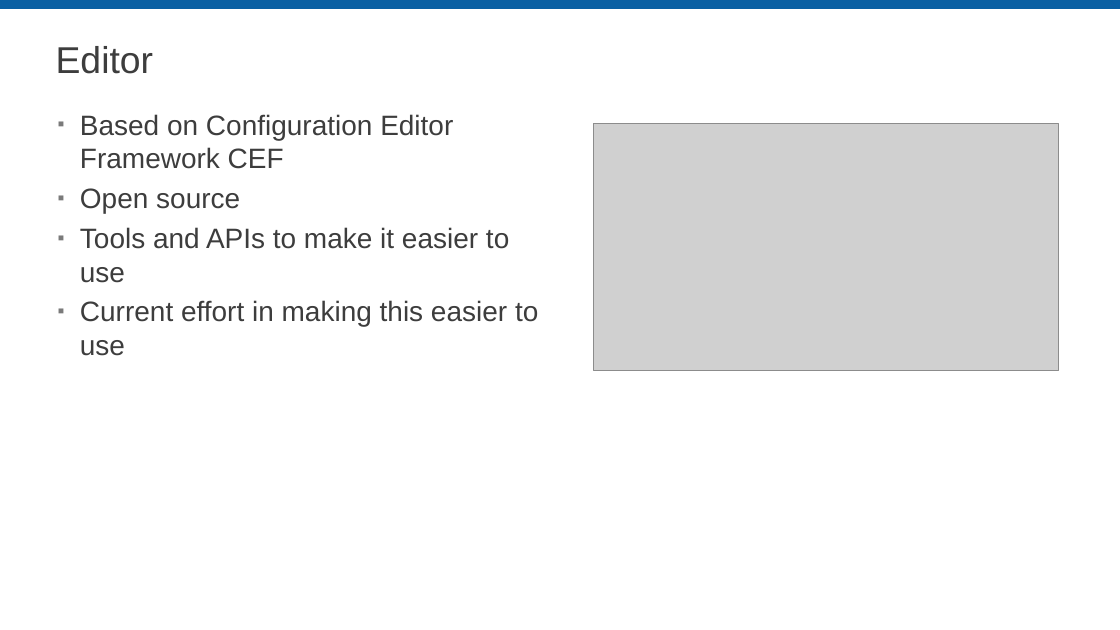
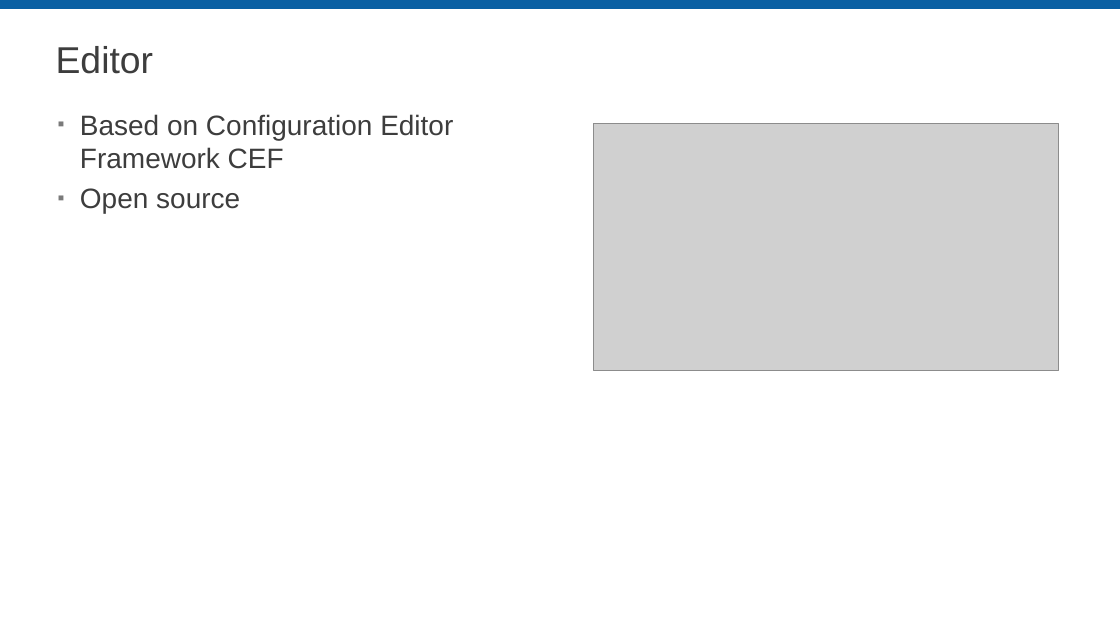
Before and after one commit to LabVIEW-DCAF/Documentation, a slide deck: slide 18 of Trunk/Presentations/A_Introduction to DCAF.pptx. Drawn at 1120x630 pixels with LibreOffice and Linux fonts; fonts in the diff are those of the drawing; grey boxes stand for pictures; background and template pictures are left out. Boxes give left, top, right and bottom in pixels: in the first picture for what was removed or moved away, otherwise in the second. Text is boxed around its words. In the diff, an @@ line names an element or a change of style, - is before the commit and + after.

```diff
--- a/Trunk/Presentations/A_Introduction to DCAF.pptx
+++ b/Trunk/Presentations/A_Introduction to DCAF.pptx
@@ text at [80, 227, 538, 356]: paragraphs removed @@
-▪ Tools and APIs to make it easier to use
-▪ Current effort in making this easier to use
```
Also in this commit, not shown: 8 other slides changed, 1 slide added, 2 slides removed, 1 other file.
